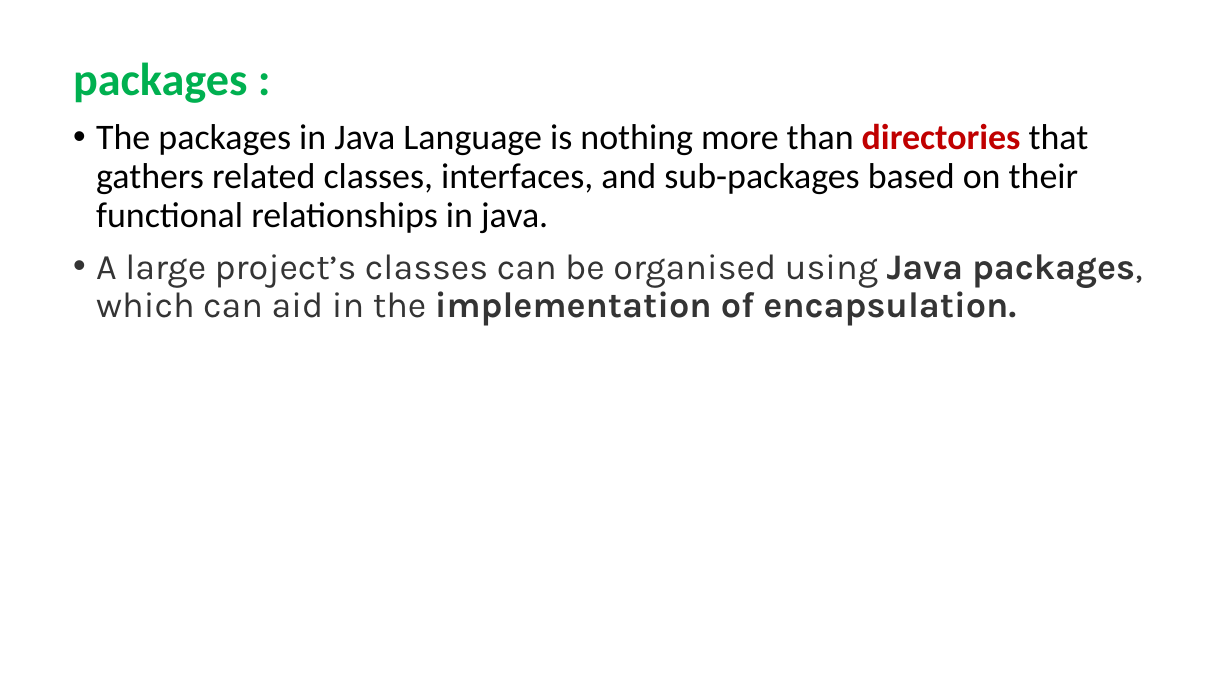
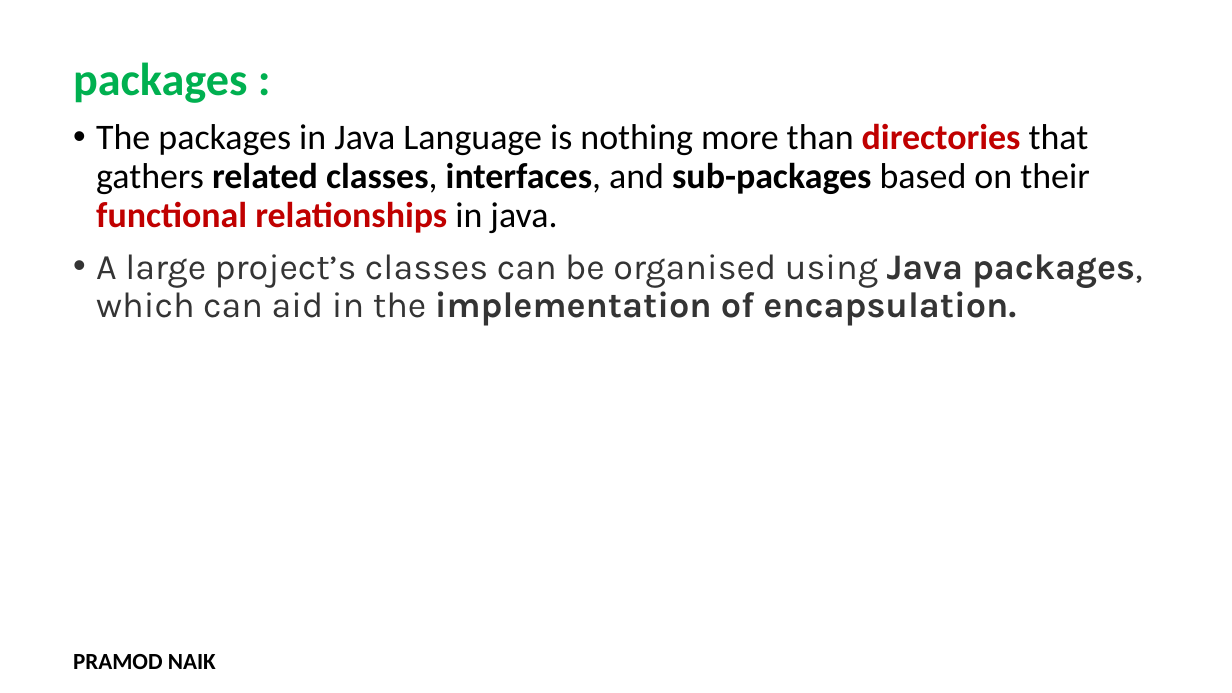
Before and after one commit to PRAMOD-VISHNU-NAIK/MCA-2nd-Sem-Shridevi-College, a slide deck: slide 18 of Theory Class-Notes/Complete Syllabus and Notes/PPT/Module-3 Interfaces and Packages.pptx (slide 19 before the commit). Drawn at 1232x693 pixels with LibreOffice and Linux fonts; fonts in the diff are those of the drawing; background and template pictures are left out. Boxes give left, top, right and bottom in pixels: in the first picture for what was removed or moved away, otherwise in the second. Text is boxed around its words. In the diff, an @@ line names an element or a change of style, - is before the commit and + after.

```diff
--- a/Theory Class-Notes/Complete Syllabus and Notes/PPT/Module-3 Interfaces and Packages.pptx
+++ b/Theory Class-Notes/Complete Syllabus and Notes/PPT/Module-3 Interfaces and Packages.pptx
@@ text at [96,123,1089,233]: text colour #000000 to #C00000 in "functional relationships"; bold on in "related classes, interfaces, sub-packages functional relatio ..." @@
@@ text added at [73,654,216,669], 18 pt, text #000000, bold @@
+PRAMOD NAIK
```
Also in this commit, not shown: 26 other slides changed, 1 slide added, 3 slides removed, 39 other files.
